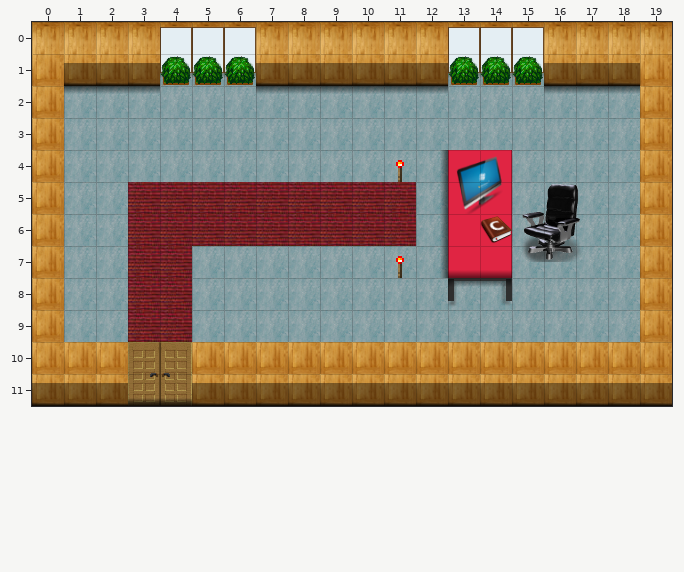
Two states of a Tiled map, zen-android/assets/data/maps/arena1.tmx. The first picture shows the starting point.
Cells are 32x32 px. Shown: x 0..19, y 0..11.
The same view after the edit:
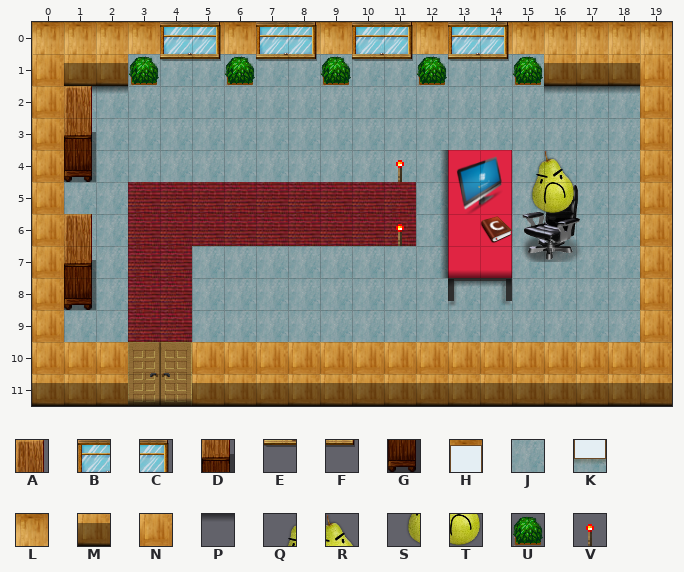
Key: from "FIT": A 32, B 33, C 34, D 48, E 49, F 50, G 64, H 118, J 119, K 134, L 160, M 170, N 176, P 184, Q 214, R 215, S 230, T 231, U 248, V 249.
_ is an empty cell, # one hidden under a higher layer.
See-through tiles are keyed as they look on the map.
Diff:
Layer "background2":
y 0: x 5..6 __ -> LL; x 8 _ -> L; x 11 _ -> L; x 14 _ -> L
y 1: x 3 _ -> J; x 9 _ -> J
Layer "background1":
y 1: x 4..8 #_#__ -> JJJJJ; x 10..15 ___#_# -> JJJJJJ
y 2: x 3 P -> _; x 7..12 PPPPPP -> ______
y 7: x 11 V -> _
Layer "walls":
y 0: x 4..8 HHHLL -> BC_BC; x 10..11 LL -> BC; x 13..15 HHH -> BCL
y 1: x 3..15 NKKKNNNNNNKKK -> UEFUEFUEFUEFU
y 2: x 1 _ -> A
y 3: x 1 _ -> D
y 4: x 1 _ -> G
y 6: x 1 _ -> A
y 7: x 1 _ -> D
y 8: x 1 _ -> G
Layer "overlay2":
y 1: x 3..15 MUUUMMMMMMUUU -> _____________
y 4: x 15..16 __ -> QR
y 5: x 15..16 __ -> ST
y 6: x 11 _ -> V
